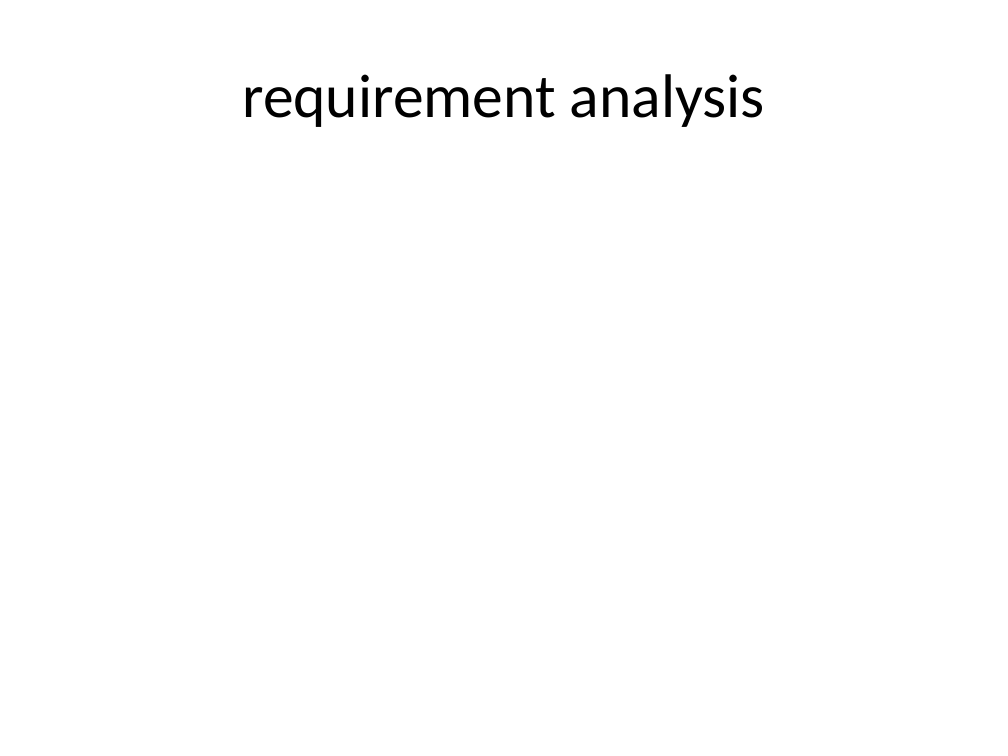
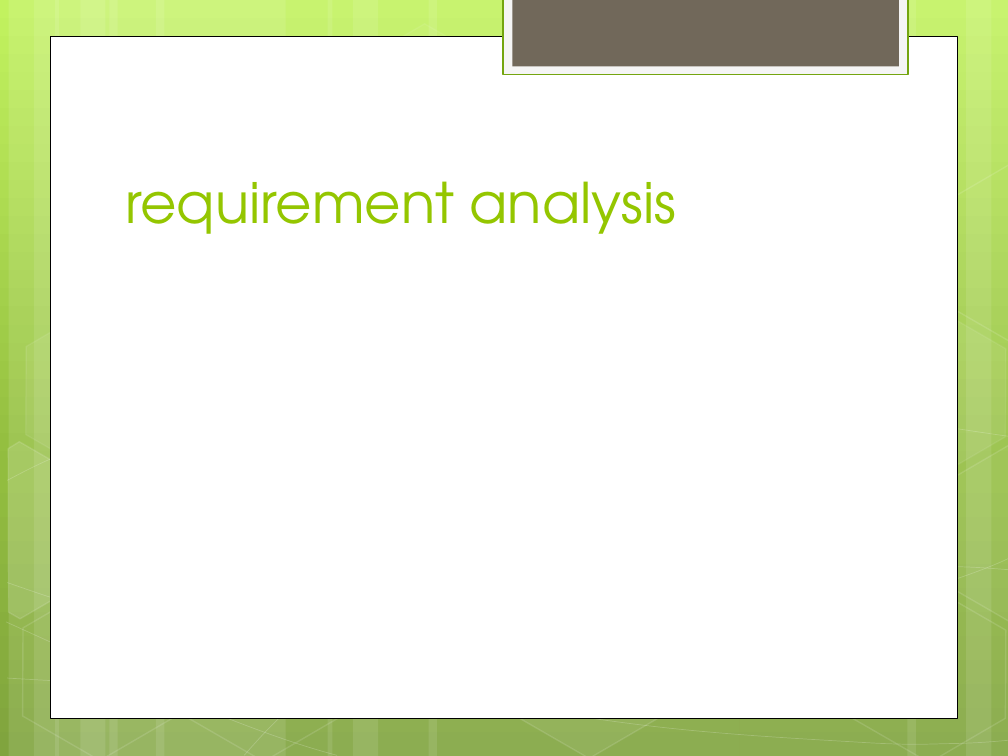
Before and after one commit to suphaphan/CSC440TopDollarDeals, a slide deck: slide 3 of Deliverbles/Inception/Inception_Stage.pptx. Drawn at 1008x756 pixels with LibreOffice and Linux fonts; fonts in the diff are those of the drawing. Boxes give left, top, right and bottom in pixels: in the first picture for what was removed or moved away, otherwise in the second. Text is boxed around its words. In the diff, an @@ line names an element or a change of style, - is before the commit and + after.

```diff
--- a/Deliverbles/Inception/Inception_Stage.pptx
+++ b/Deliverbles/Inception/Inception_Stage.pptx
@@ background #FFFFFF to gradient #C3F35F to #93BF3F to #81A53E @@
@@ rectangle added at (x1=503, y1=0, x2=908, y2=75), fill #F5F5F5, outline #74A510 1.25 pt @@
@@ rectangle added at (x1=512, y1=0, x2=898, y2=67), fill #71685A @@
@@ rectangle added at (x1=50, y1=36, x2=958, y2=718), fill #FFFFFF, outline #000000 0.5 pt @@
@@ title "requirement analysis" moved from (x1=242, y1=74, x2=765, y2=127) to (x1=125, y1=181, x2=676, y2=234) @@
@@ title "requirement analysis" at (x1=125, y1=181, x2=676, y2=234): size 44 to 40 pt, font Calibri to TeX Gyre Adventor, text colour #000000 to #94C600; alignment centre to left; vertical alignment middle to bottom @@
@@ group added at (x1=0, y1=0, x2=1008, y2=756): 12 rectangles, 8 freeform shapes, 8 hexagons @@
```
Also in this commit, not shown: 4 other slides changed.
